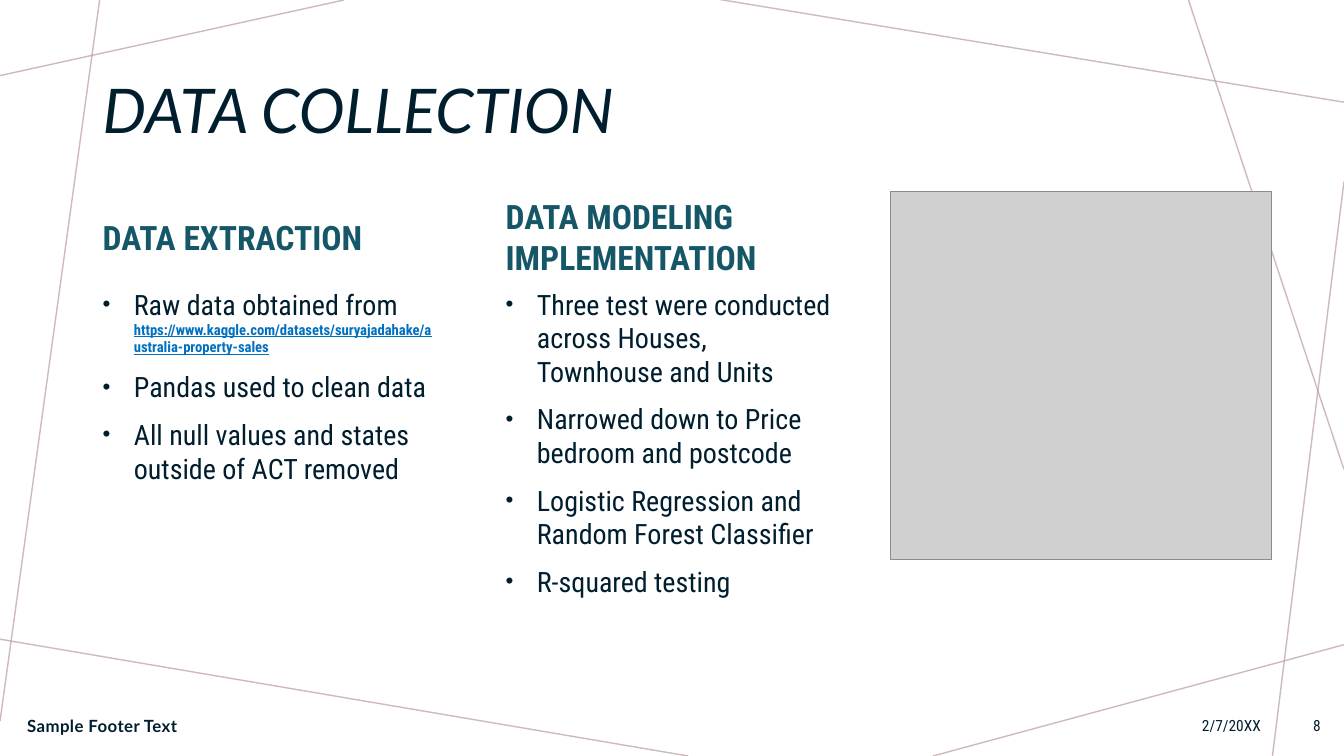
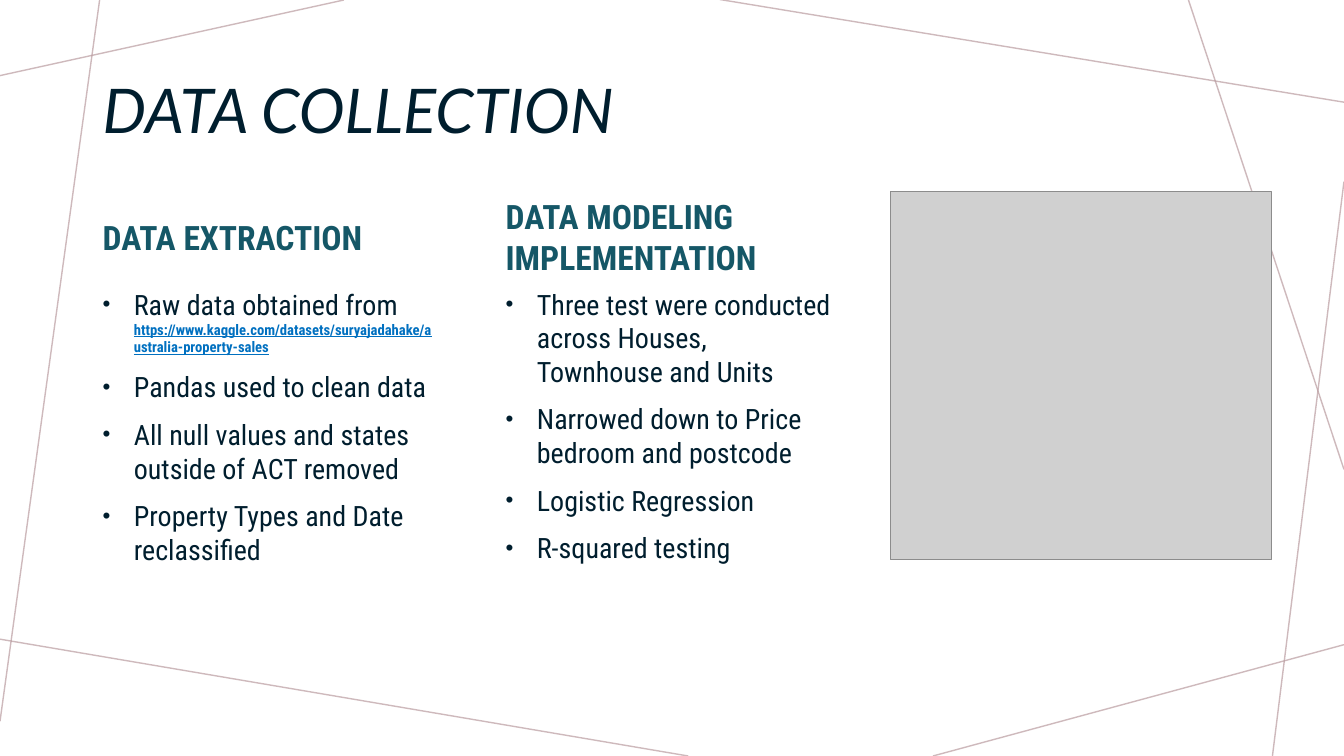
Before and after one commit to Anguyensfg/project-4, a slide deck: slide 8 of Project 4.pptx. Drawn at 1344x756 pixels with LibreOffice and Linux fonts; fonts in the diff are those of the drawing; grey boxes stand for pictures. Boxes give left, top, right and bottom in pixels: in the first picture for what was removed or moved away, otherwise in the second. Text is boxed around its words. In the diff, an @@ line names an element or a change of style, - is before the commit and + after.

```diff
--- a/Project 4.pptx
+++ b/Project 4.pptx
@@ text at <box>134,505,404,561</box>: paragraph added @@
+• Property Types and Date reclassified
@@ text at <box>537,491,754,517</box>: text changed @@
-• Logistic Regression and Random Forest Classifier
+• Logistic Regression
@@ text removed at <box>27,719,177,735</box> @@
-Sample Footer Text
@@ text removed at <box>1202,720,1261,732</box> @@
-2/7/20XX
@@ page number removed at <box>1313,720,1321,731</box> @@
-8
```
Also in this commit, not shown: 7 other slides changed, 1 slide added, 12 slides removed.
